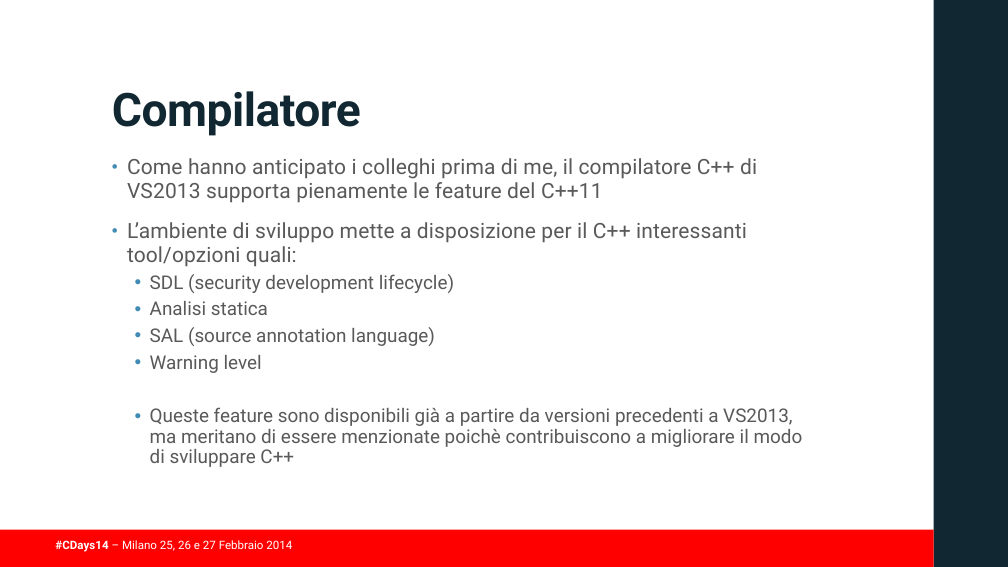
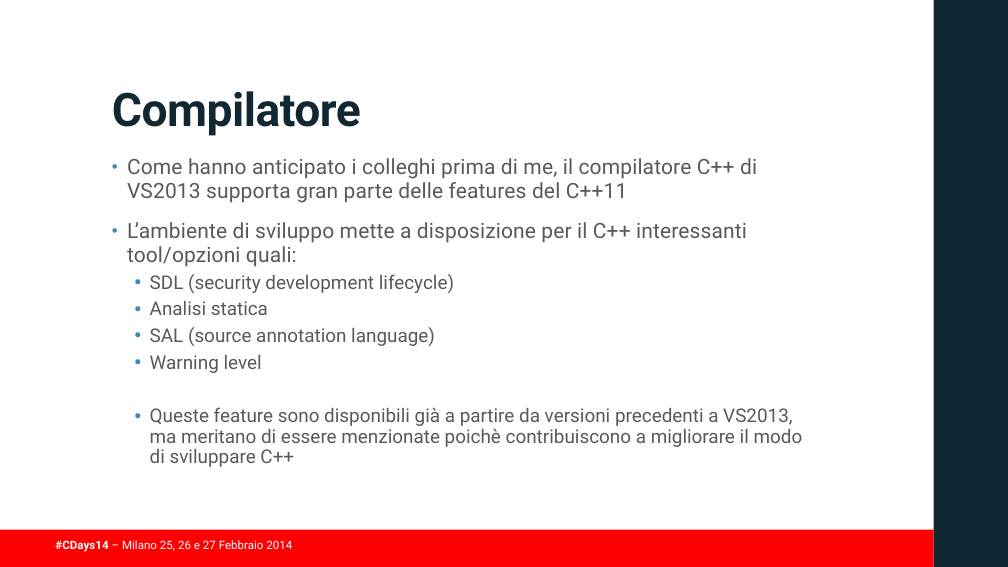
Before and after one commit to guidop/CDays14, a slide deck: slide 9 of presentazioneCDAYS2014.pptx. Drawn at 1008x567 pixels with LibreOffice and Linux fonts; fonts in the diff are those of the drawing; background and template pictures are left out. Boxes give left, top, right and bottom in pixels: in the first picture for what was removed or moved away, otherwise in the second. Text is boxed around its words. In the diff, an @@ line names an element or a change of style, - is before the commit and + after.

```diff
--- a/presentazioneCDAYS2014.pptx
+++ b/presentazioneCDAYS2014.pptx
@@ text at (127, 158, 757, 203): text changed @@
-• Come hanno anticipato i colleghi prima di me, il compilatore C++ di VS2013 supporta pienamente le feature del C++11
+• Come hanno anticipato i colleghi prima di me, il compilatore C++ di VS2013 supporta gran parte delle features del C++11
```
Also in this commit, not shown: 10 slides added.
